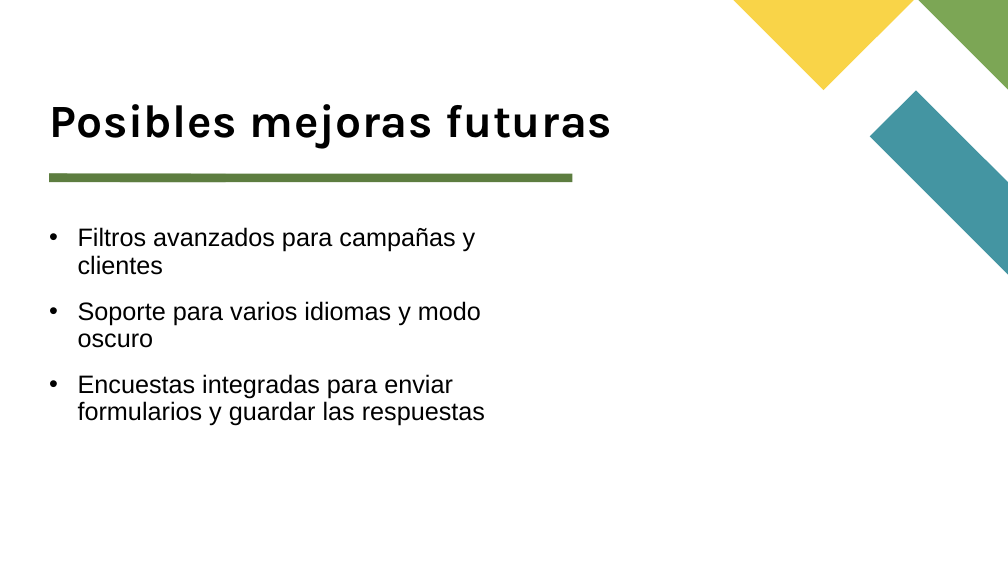
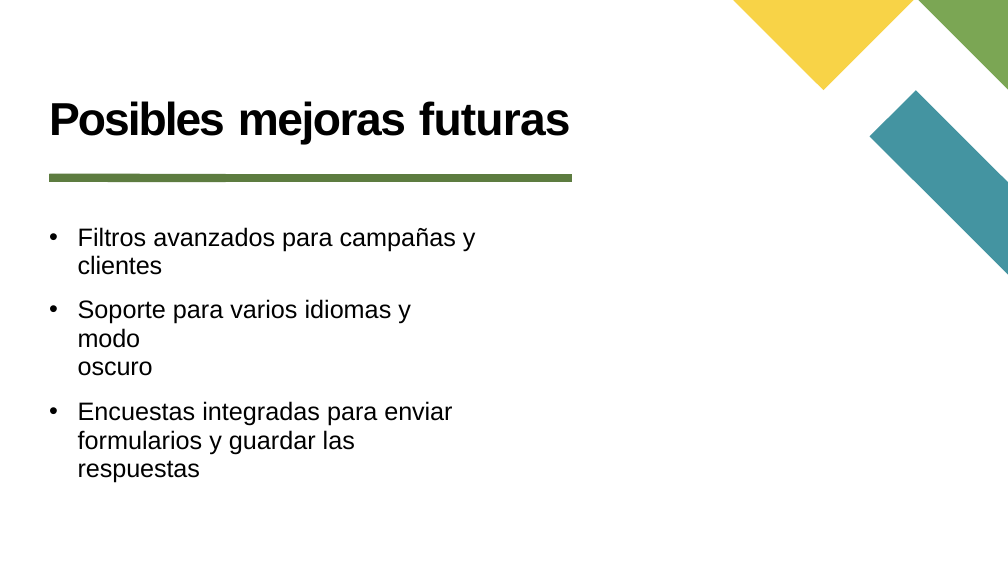
Before and after one commit to True1Santony/xcrm, a slide deck: slide 6 of doc/defensa/presentación.pptx. Drawn at 1008x567 pixels with LibreOffice and Linux fonts; fonts in the diff are those of the drawing. Boxes give left, top, right and bottom in pixels: in the first picture for what was removed or moved away, otherwise in the second. Text is boxed around its words. In the diff, an @@ line names an element or a change of style, - is before the commit and + after.

```diff
--- a/doc/defensa/presentación.pptx
+++ b/doc/defensa/presentación.pptx
@@ title "Posibles mejoras futuras" at [49,101,571,145]: font Karla to Arial; letter spacing 0.6 to -1.9 pt in "Posibles"; letter spacing 0.6 to -1.4 pt in "mejoras"; letter spacing 0.6 to -0.8 pt in "futuras"; indent changed; line spacing 0.8 to 1; vertical alignment bottom to top @@
@@ text at [78,299,452,483]: text changed @@
-• Soporte para varios idiomas y modo oscuro
-• Encuestas integradas para enviar formularios y guardar las respuestas
+• Soporte para varios idiomas y modo
+oscuro
+• Encuestas integradas para enviar
+formularios y guardar las respuestas
```
Also in this commit, not shown: 5 other slides changed, 1 slide added, 1 slide removed, 1 other file.
